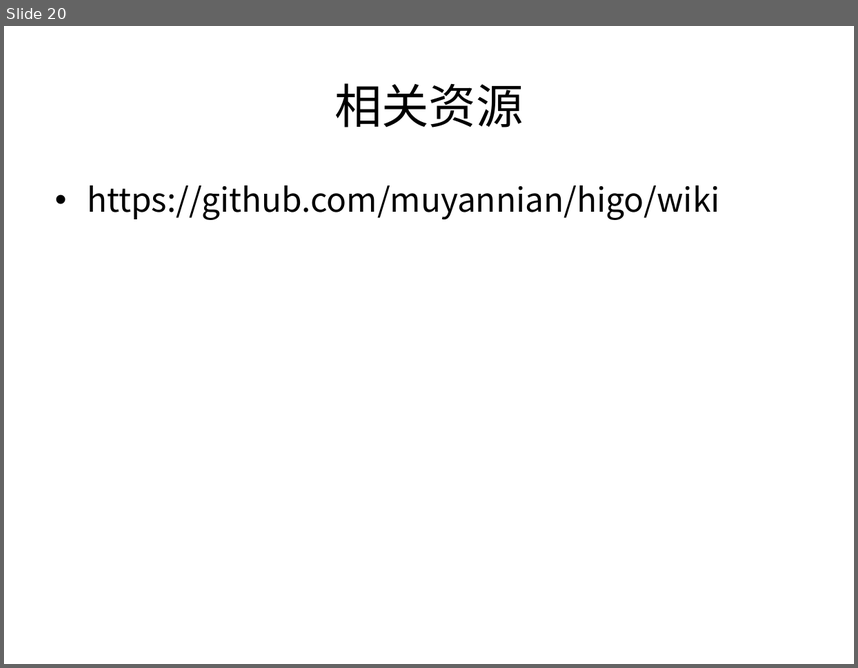
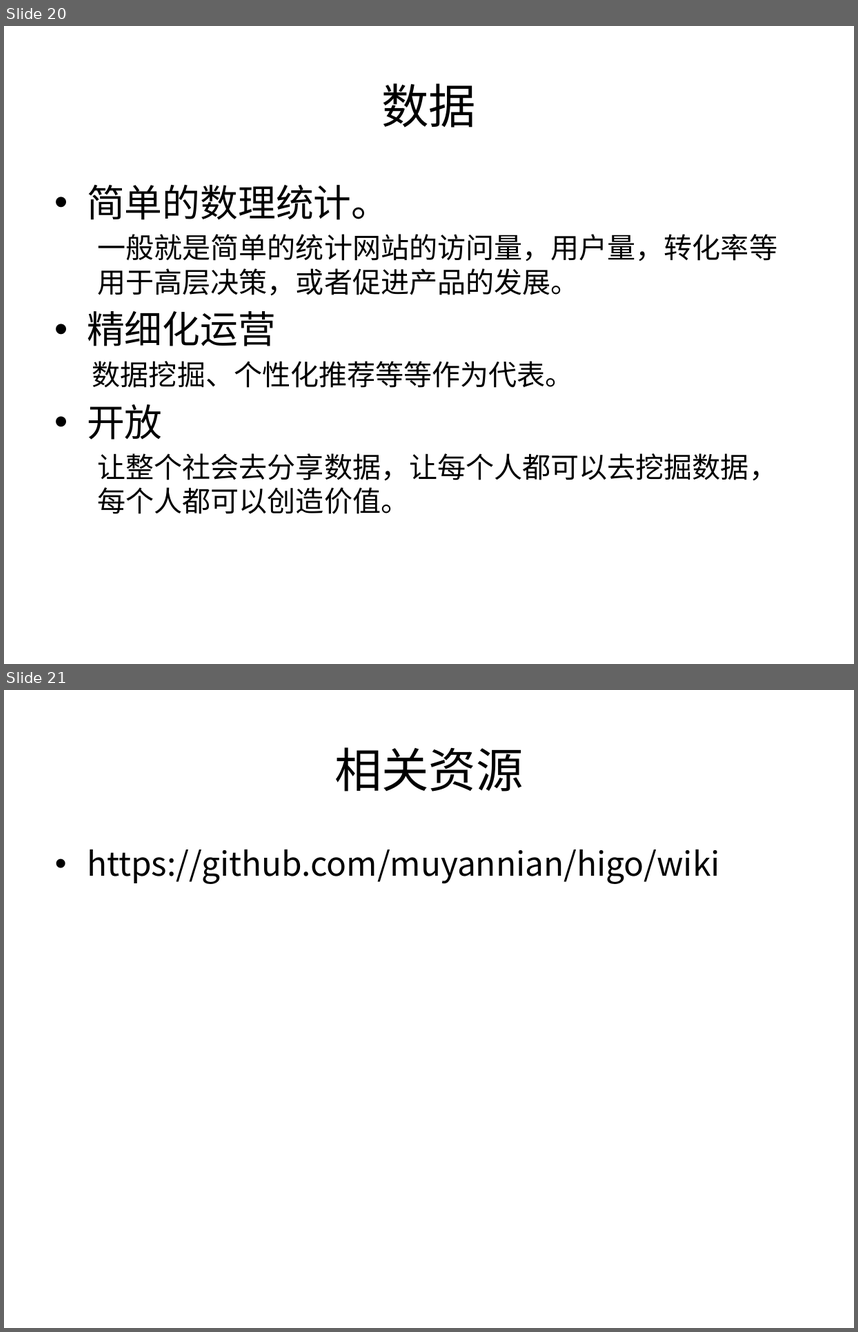
Before and after one commit to muyannian/higo, a slide deck: doc/higo.pptx. Shown one above the other, each under a label of ours: slide 20 before the commit, slides 20 and 21 after it. The pictures are 858x668 and 858x1332 pixels, drawn with LibreOffice and Linux fonts; fonts in the diff are those of the drawing; background and template pictures are left out. Boxes give left, top, right and bottom in pixels: in the first picture for what was removed or moved away, otherwise in the second. Text is boxed around its words. In the diff, an @@ line names an element or a change of style, - is before the commit and + after.

Commit message:
数据认知

```diff
--- a/doc/higo.pptx
+++ b/doc/higo.pptx
@@ slide 20 added at <box>4,26,854,664</box>, background picture (left out) @@
@@ title added at <box>382,83,477,127</box>, 40 pt, text #000000 @@
+数据
@@ text added at <box>87,185,778,514</box>, 24 pt, text #000000 @@
+• 简单的数理统计。
+  一般就是简单的统计网站的访问量，用户量，转化率等用于高层决策，或者促进产品的发展。
+• 精细化运营
+  数据挖掘、个性化推荐等等作为代表。
+• 开放
+  让整个社会去分享数据，让每个人都可以去挖掘数据，每个人都可以创造价值。
@@ what was slide 20 is now slide 21 @@
```
